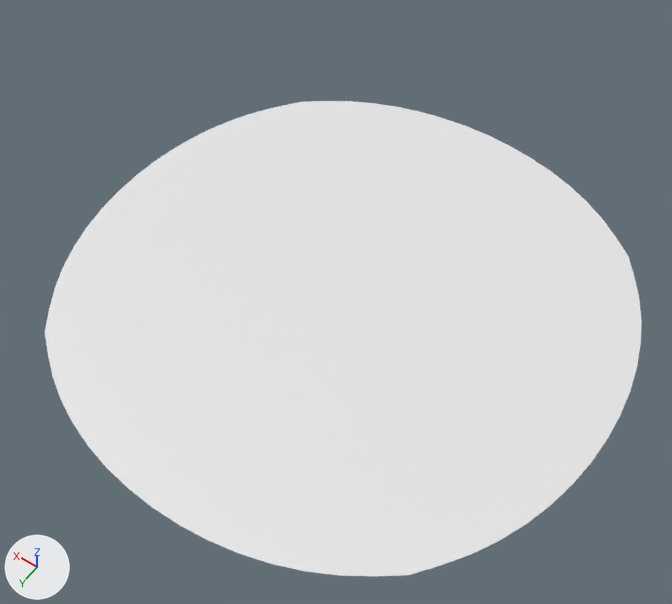
The Blender file Level/3DModels/CalleFresno.blend: old version first, new version second.
Camera for both pictures: a camera (50 mm lens) standing at (-106.1, 154.0, 234.2) and looking at (-3.6, 10.5, 8.7). Lighting does not change. The marker at lower left points along +X, +Y and +Z. The picture after the commit comes second.

The older version as bpy lines, for what is in view:
```python
me_plane = bpy.data.meshes.new('Plane')
me_plane.from_pydata(...)  # 289 vertices, 256 faces; spans x -92.0..92.0, y -92.0..92.0, z 0.0
ob_plane = bpy.data.objects.new('Plane', me_plane)
ob_plane.location = (0.0, 0.0, 0.0)
```
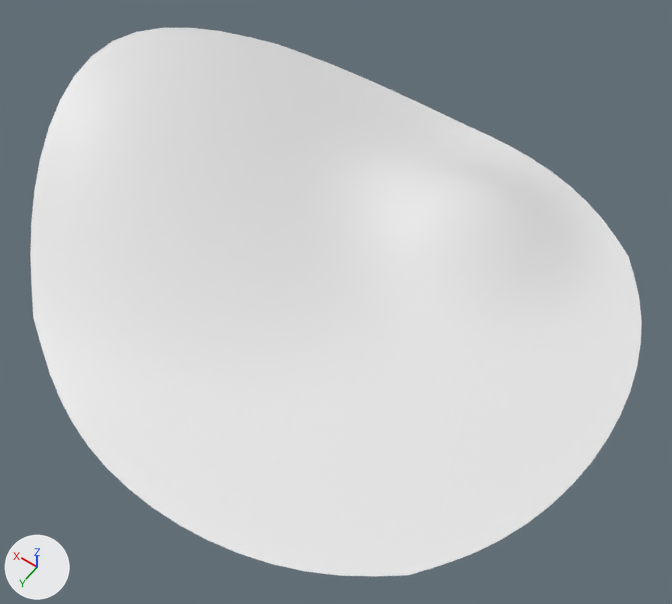
Diff of the bpy script that builds the scene:
```diff
--- a/Level/3DModels/CalleFresno.blend.py
+++ b/Level/3DModels/CalleFresno.blend.py
@@ me_plane @@
 # used by ob_plane; location = (0.0, 0.0, 0.0)
-me_plane.from_pydata(...)  # 289 vertices, 256 faces; spans x -92.0..92.0, y -92.0..92.0, z 0.0
+me_plane.from_pydata(...)  # 289 vertices, 256 faces; spans x -92.0..108.0, y -92.0..92.0, z 0.0..41.0
+# me_plane part 1: 169 of 289 vertices moved; they spanned x -55.0..92.0, y -90.0..78.0, z 0.0 and now span x -55.0..108.0, y -90.0..78.0, z 1.0..41.0; mean shift (6.0, 1.0, 16.0); largest move (90.0, -19.0, 0.0) -> (107.0, -16.0, 41.0)
```

Where the change shows, as pixel boxes [x1, y1, x2, y2] in the pictures (672 x 604 px; the box of a moved part takes in the faces that stretch with it):
'Plane', reshaped (15% taller): before [45, 101, 642, 576]; after [30, 28, 642, 576]
part 1 of me_plane, moved or reshaped: before [45, 101, 580, 412]; after [30, 28, 580, 412]
